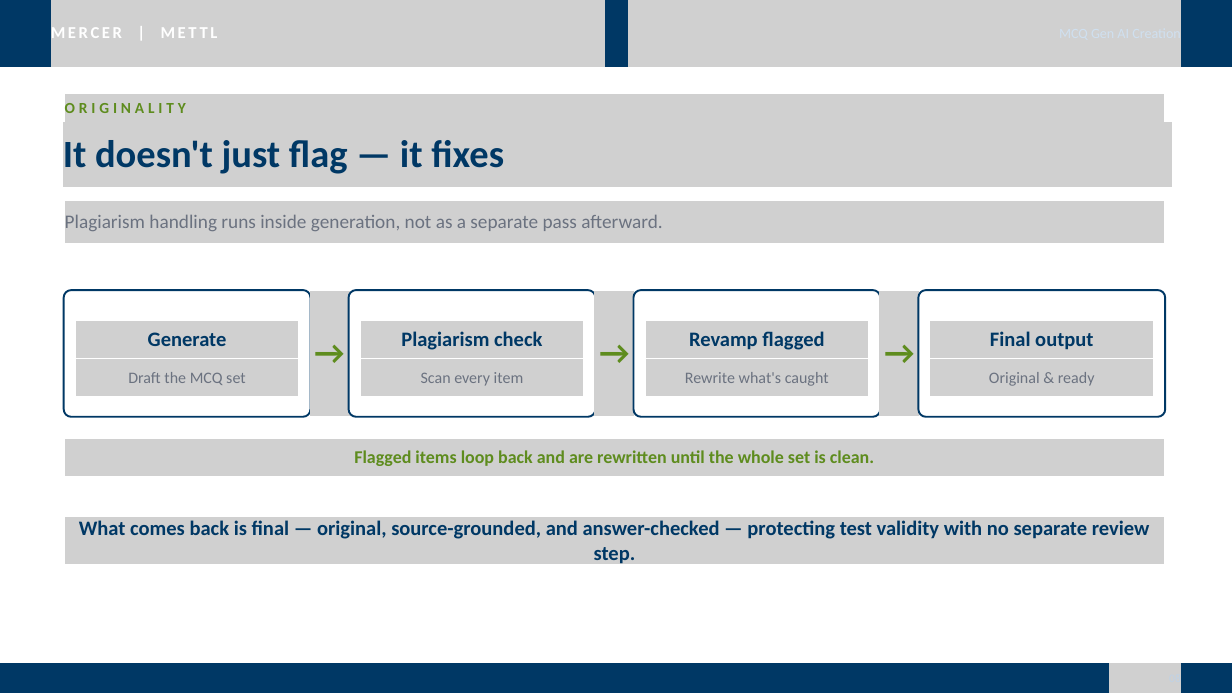
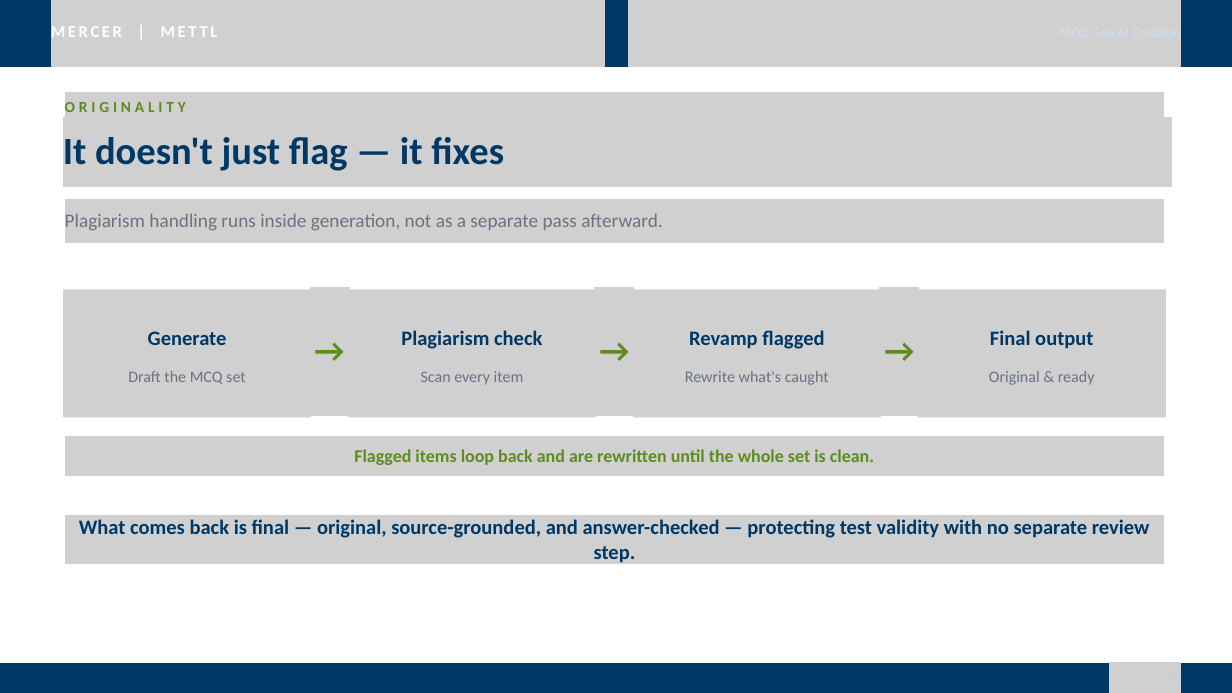
Before and after one commit to BinaryBishup/GenAI_mcqs, a slide deck: slide 8 of MCQ_GenAI_Creation_Showcase.pptx. Drawn at 1232x693 pixels with LibreOffice and Linux fonts; fonts in the diff are those of the drawing; grey boxes stand for pictures. Boxes give left, top, right and bottom in pixels: in the first picture for what was removed or moved away, otherwise in the second. Text is boxed around its words. In the diff, an @@ line names an element or a change of style, - is before the commit and + after.

```diff
--- a/MCQ_GenAI_Creation_Showcase.pptx
+++ b/MCQ_GenAI_Creation_Showcase.pptx
@@ picture added at box(63, 117, 1172, 187) @@
@@ picture added at box(65, 92, 1164, 122) @@
@@ picture added at box(65, 198, 1164, 243) @@
@@ freeform shape removed at box(63, 290, 310, 417) @@
@@ picture added at box(63, 290, 311, 418) @@
@@ text "→" rewrapped from box(310, 287, 350, 416) to box(310, 283, 350, 416) @@
@@ picture added at box(310, 287, 350, 416) @@
@@ picture added at box(348, 290, 596, 418) @@
@@ freeform shape removed at box(349, 290, 596, 417) @@
@@ text "→" rewrapped from box(594, 287, 634, 416) to box(594, 283, 634, 416) @@
@@ picture added at box(594, 287, 634, 416) @@
@@ freeform shape removed at box(633, 290, 880, 417) @@
@@ picture added at box(633, 290, 881, 418) @@
@@ text "→" rewrapped from box(880, 287, 920, 416) to box(880, 283, 920, 416) @@
@@ picture added at box(880, 287, 920, 416) @@
@@ freeform shape removed at box(918, 290, 1165, 417) @@
@@ picture added at box(918, 290, 1166, 418) @@
@@ picture added at box(76, 318, 299, 357) @@
@@ picture added at box(361, 318, 584, 357) @@
@@ picture added at box(646, 318, 869, 357) @@
@@ picture added at box(931, 318, 1154, 357) @@
@@ picture added at box(76, 357, 299, 396) @@
@@ picture added at box(361, 357, 584, 396) @@
@@ picture added at box(646, 357, 869, 396) @@
@@ picture added at box(931, 357, 1154, 396) @@
@@ picture added at box(65, 437, 1164, 476) @@
@@ picture added at box(65, 516, 1164, 564) @@
```
Also in this commit, not shown: 9 other slides changed, 12 other files.
